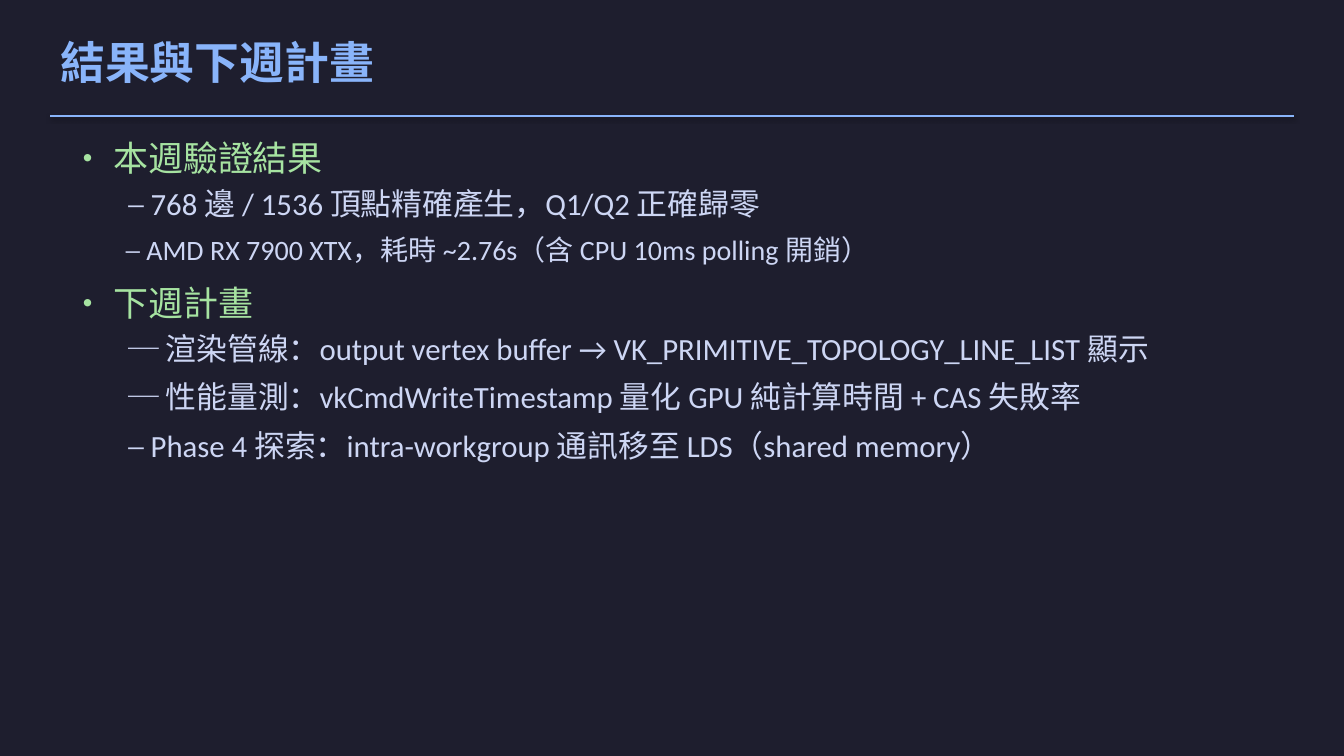
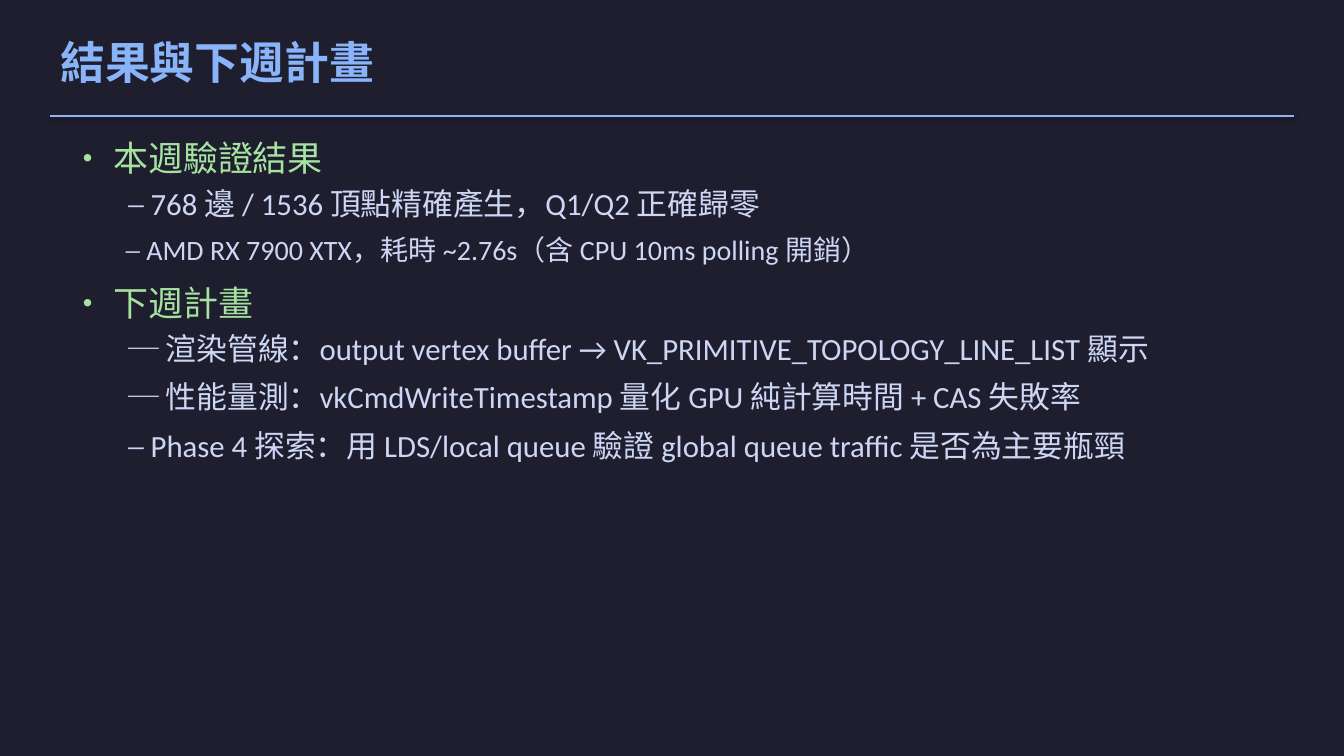
Before and after one commit to rurutoria7/vulkan_workgraph_simulate, a slide deck: slide 7 of reports/2026-04/weekly/weekly_report_260420.pptx (slide 6 before the commit). Drawn at 1344x756 pixels with LibreOffice and Linux fonts; fonts in the diff are those of the drawing. Boxes give left, top, right and bottom in pixels: in the first picture for what was removed or moved away, otherwise in the second. Text is boxed around its words. In the diff, an @@ line names an element or a change of style, - is before the commit and + after.

```diff
--- a/reports/2026-04/weekly/weekly_report_260420.pptx
+++ b/reports/2026-04/weekly/weekly_report_260420.pptx
@@ text at bbox=[151, 431, 1125, 463]: text changed @@
-─ Phase 4 探索：intra-workgroup 通訊移至 LDS（shared memory）
+─ Phase 4 探索：用 LDS/local queue 驗證 global queue traffic 是否為主要瓶頸
```
Also in this commit, not shown: 1 slide added, 6 other files.
